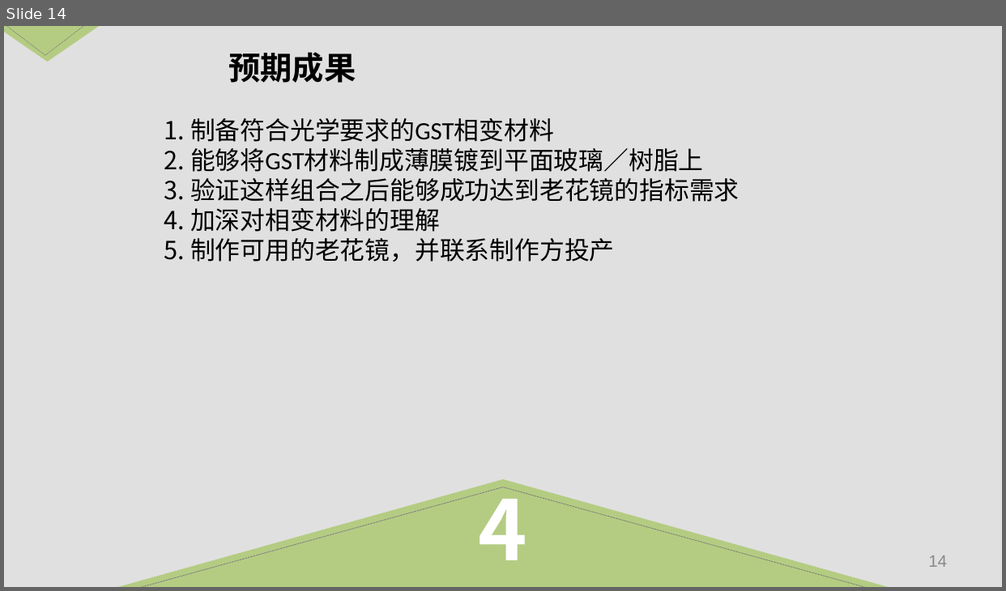
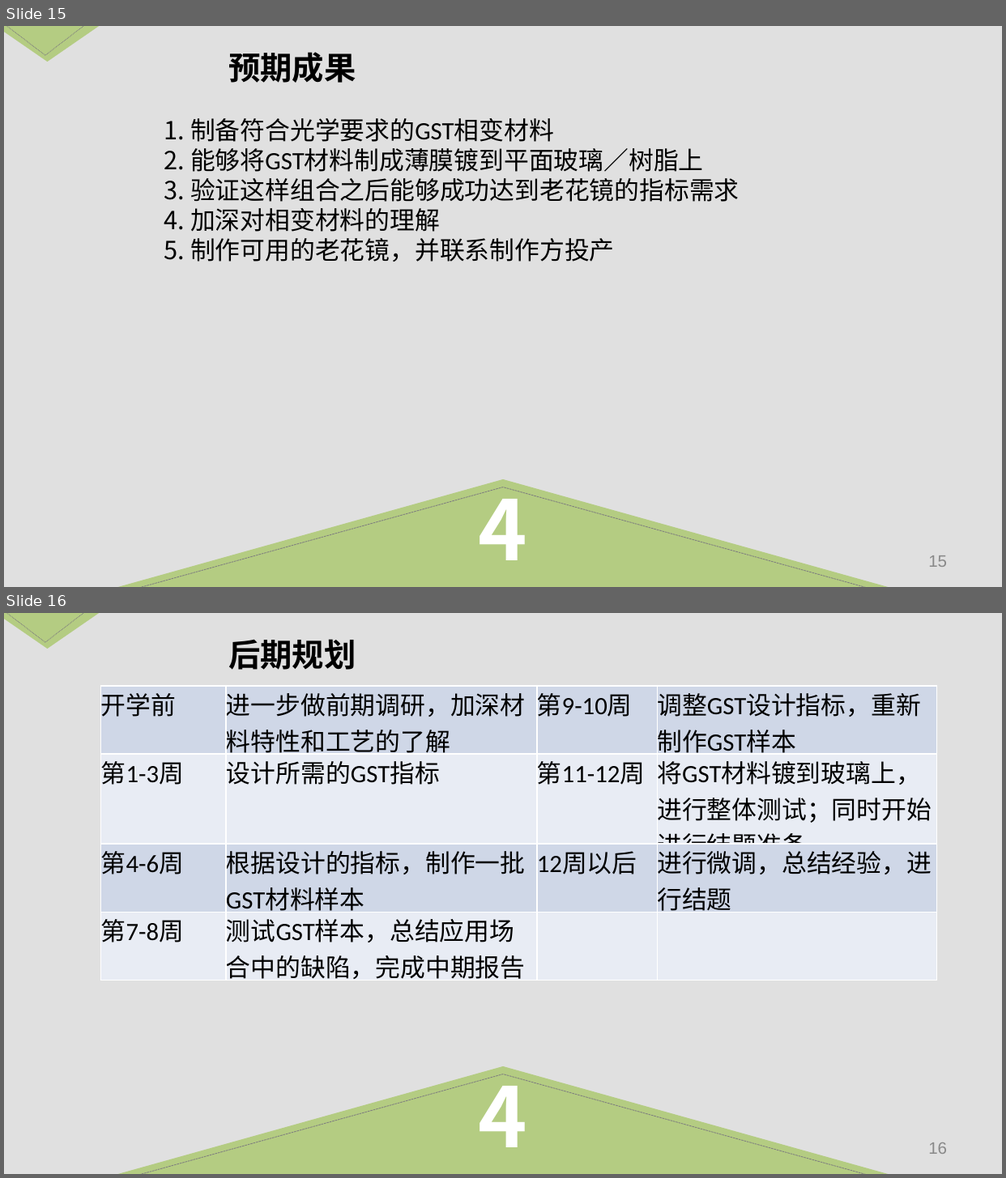
Before and after one commit to Linyu1Bai/ThuEE, a slide deck: Graduation/开题报告.pptx. Shown one above the other, each under a label of ours: slide 14 before the commit, slides 15 and 16 after it. The pictures are 1006x591 and 1006x1178 pixels, drawn with LibreOffice and Linux fonts; fonts in the diff are those of the drawing. Boxes give left, top, right and bottom in pixels: in the first picture for what was removed or moved away, otherwise in the second. Text is boxed around its words. In the diff, an @@ line names an element or a change of style, - is before the commit and + after.

Commit message:
开题报告1.1: 在讲解部分添加了讲稿，增加了后期规划

```diff
--- a/Graduation/开题报告.pptx
+++ b/Graduation/开题报告.pptx
@@ slide 16 added at bbox=[4, 613, 1002, 1174], background #FFFFFF @@
@@ rectangle added at bbox=[4, 613, 1002, 1174], fill #000000 at 12% opacity @@
@@ freeform shape added at bbox=[4, 613, 102, 649], fill #B4CC82 @@
@@ freeform shape added at bbox=[4, 613, 87, 643], fill #B4CC82, outline #7F7F7F 0.5 pt dashed @@
@@ text added at bbox=[228, 639, 356, 670], 23 pt, text #000000, bold @@
+后期规划
@@ table added at bbox=[101, 686, 936, 1029], 4 rows, 4 columns @@
+开学前 | 进一步做前期调研，加深材料特性和工艺的了解 | 第9-10周 | 调整GST设计指标，重新制作GST样本
+第1-3周 | 设计所需的GST指标 | 第11-12周 | 将GST材料镀到玻璃上，进行整体测试；同时开始进行结题准备
+第4-6周 | 根据设计的指标，制作一批GST材料样本 | 12周以后 | 进行微调，总结经验，进行结题
+第7-8周 | 测试GST样本，总结应用场合中的缺陷，完成中期报告 |  | 
@@ freeform shape added at bbox=[110, 1067, 896, 1174], fill #B4CC82 @@
@@ freeform shape added at bbox=[134, 1074, 872, 1174], outline #7F7F7F 0.5 pt dashed @@
@@ text added at bbox=[479, 1063, 528, 1148], 60 pt, text #FFFFFF, bold @@
+4
@@ page number added at bbox=[928, 1143, 947, 1154], 12 pt, text #898989 @@
+16
@@ what was slide 14 is now slide 15 @@
@@ page number at bbox=[928, 556, 947, 567]: text changed @@
-14
+15
```
Also in this commit, not shown: 10 slides changed, 1 other slide added.
